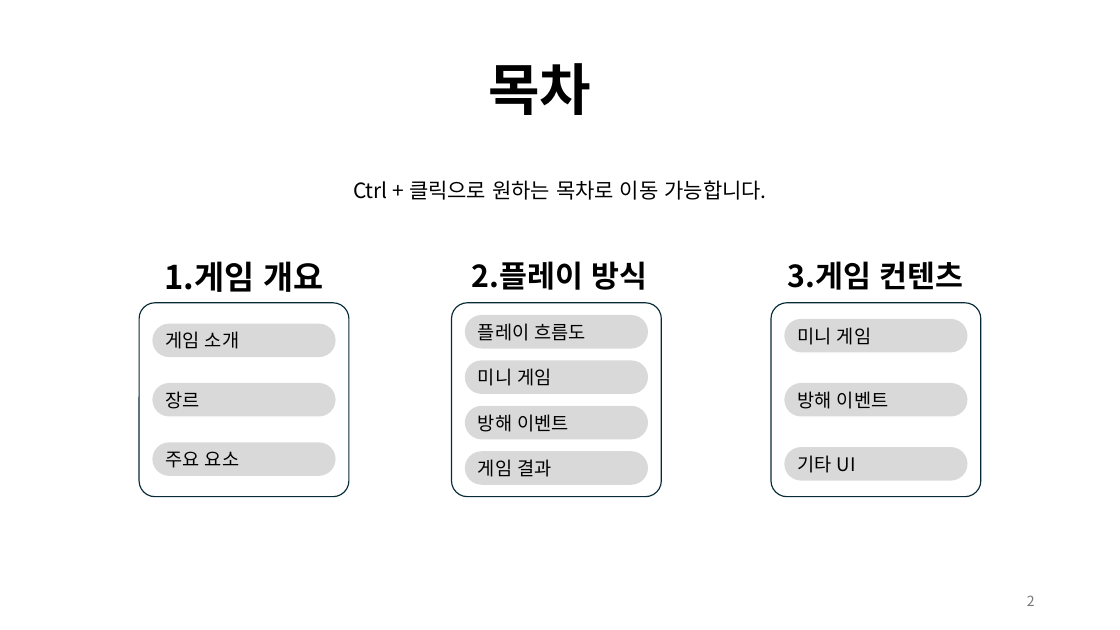
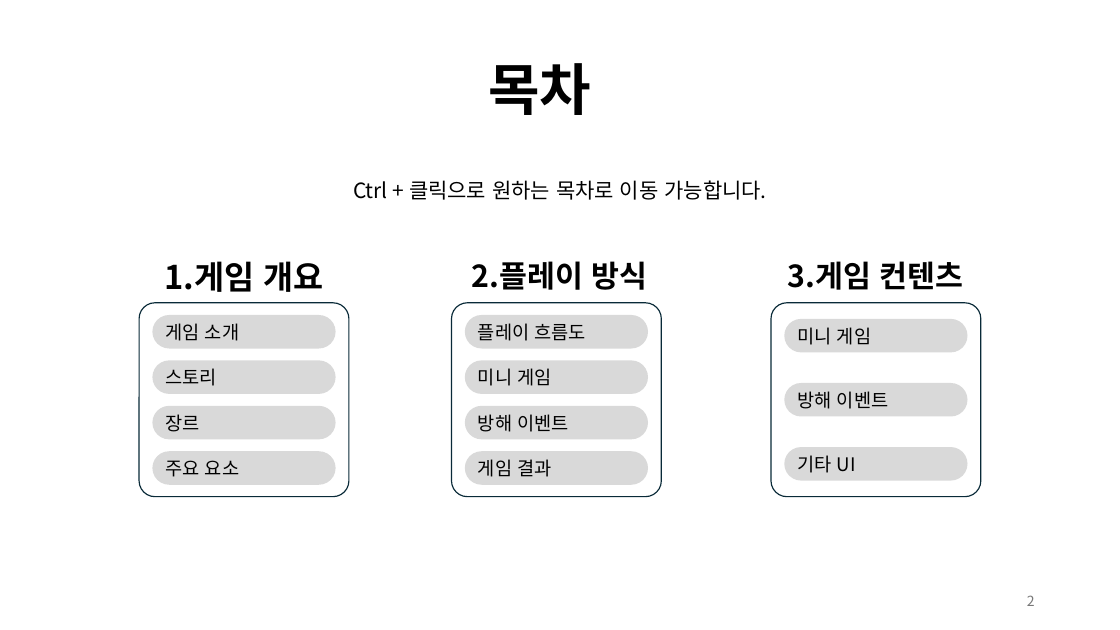
Before and after one commit to weariness00/Mandle_10Minute_Game, a slide deck: slide 2 of document/Please Leave me alone!.pptx. Drawn at 1120x630 pixels with LibreOffice and Linux fonts; fonts in the diff are those of the drawing. Boxes give left, top, right and bottom in pixels: in the first picture for what was removed or moved away, otherwise in the second. Text is boxed around its words. In the diff, an @@ line names an element or a change of style, - is before the commit and + after.

```diff
--- a/document/Please Leave me alone!.pptx
+++ b/document/Please Leave me alone!.pptx
@@ rounded rectangle "게임 소개": place and size @@
-rounded rectangle "게임 소개" at (152, 323, 335, 357)
+rounded rectangle "게임 소개" at (152, 315, 335, 349)
@@ rounded rectangle added at (152, 360, 335, 394), fill #D9D9D9, 16 pt, text #000000 @@
+스토리
@@ rounded rectangle "장르": place and size @@
-rounded rectangle "장르" at (152, 383, 335, 417)
+rounded rectangle "장르" at (152, 406, 335, 439)
@@ rounded rectangle "주요 요소": place and size @@
-rounded rectangle "주요 요소" at (152, 443, 335, 476)
+rounded rectangle "주요 요소" at (152, 451, 335, 485)
```
Also in this commit, not shown: 7 other slides changed, 2 other files.
